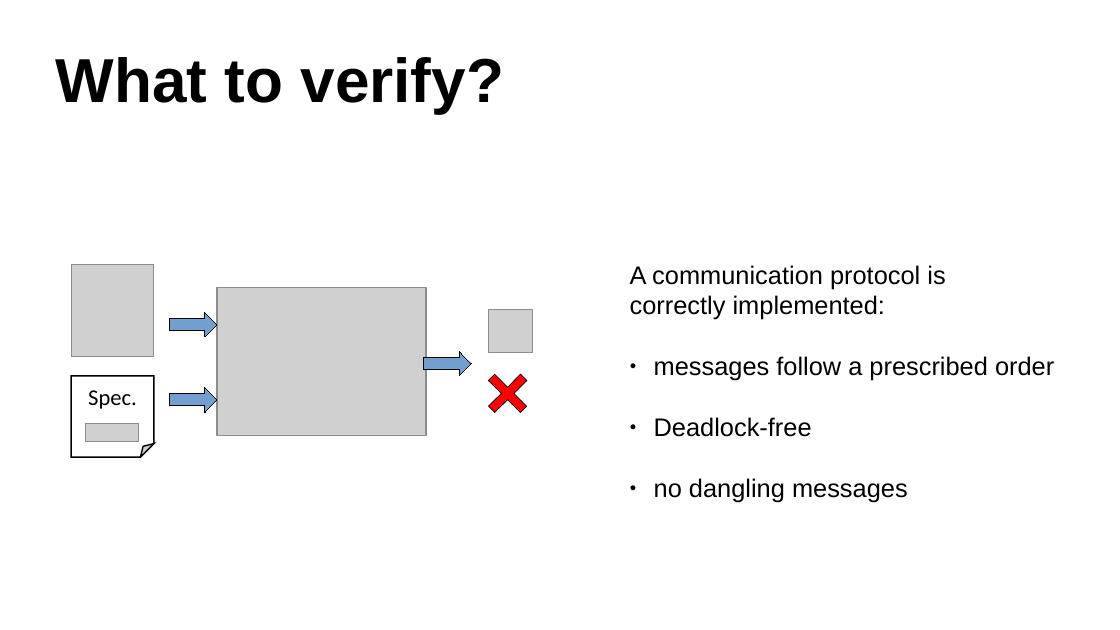
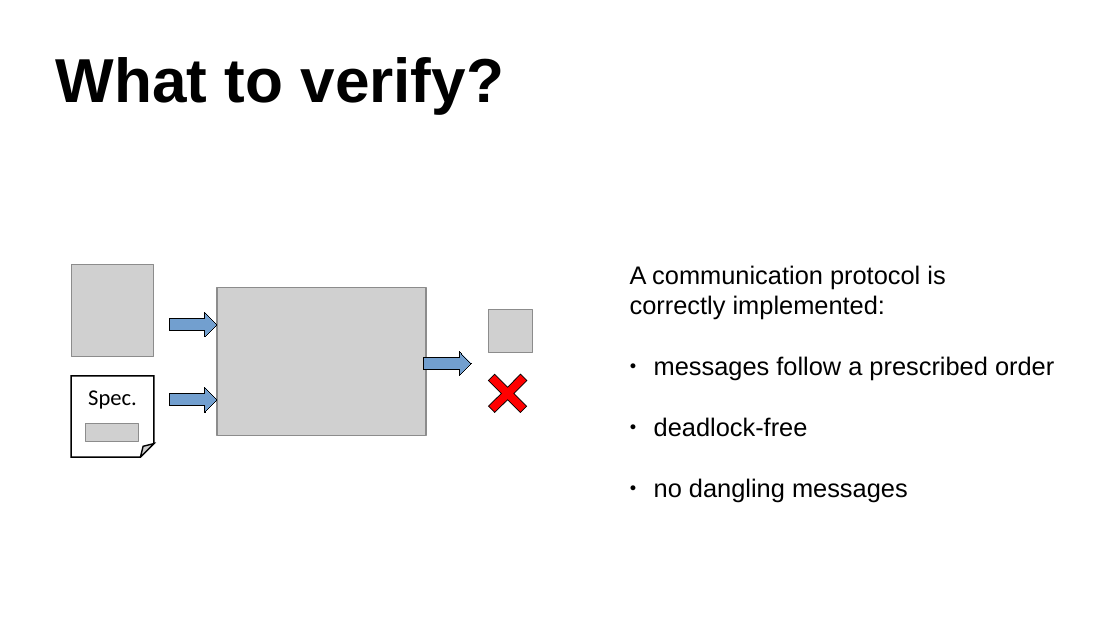
Before and after one commit to dzufferey/presentations, a slide deck: slide 4 of 2020_10_7_MPI_Lightning_Tutorial/McAndMst.odp. Drawn at 1120x630 pixels with LibreOffice and Linux fonts; fonts in the diff are those of the drawing; grey boxes stand for pictures. Boxes give left, top, right and bottom in pixels: in the first picture for what was removed or moved away, otherwise in the second. Text is boxed around its words. In the diff, an @@ line names an element or a change of style, - is before the commit and + after.

```diff
--- a/2020_10_7_MPI_Lightning_Tutorial/McAndMst.odp
+++ b/2020_10_7_MPI_Lightning_Tutorial/McAndMst.odp
@@ text at [654, 417, 808, 437]: text changed @@
-● Deadlock-free
+● deadlock-free
```
Also in this commit, not shown: 7 other slides changed, 1 other file.
